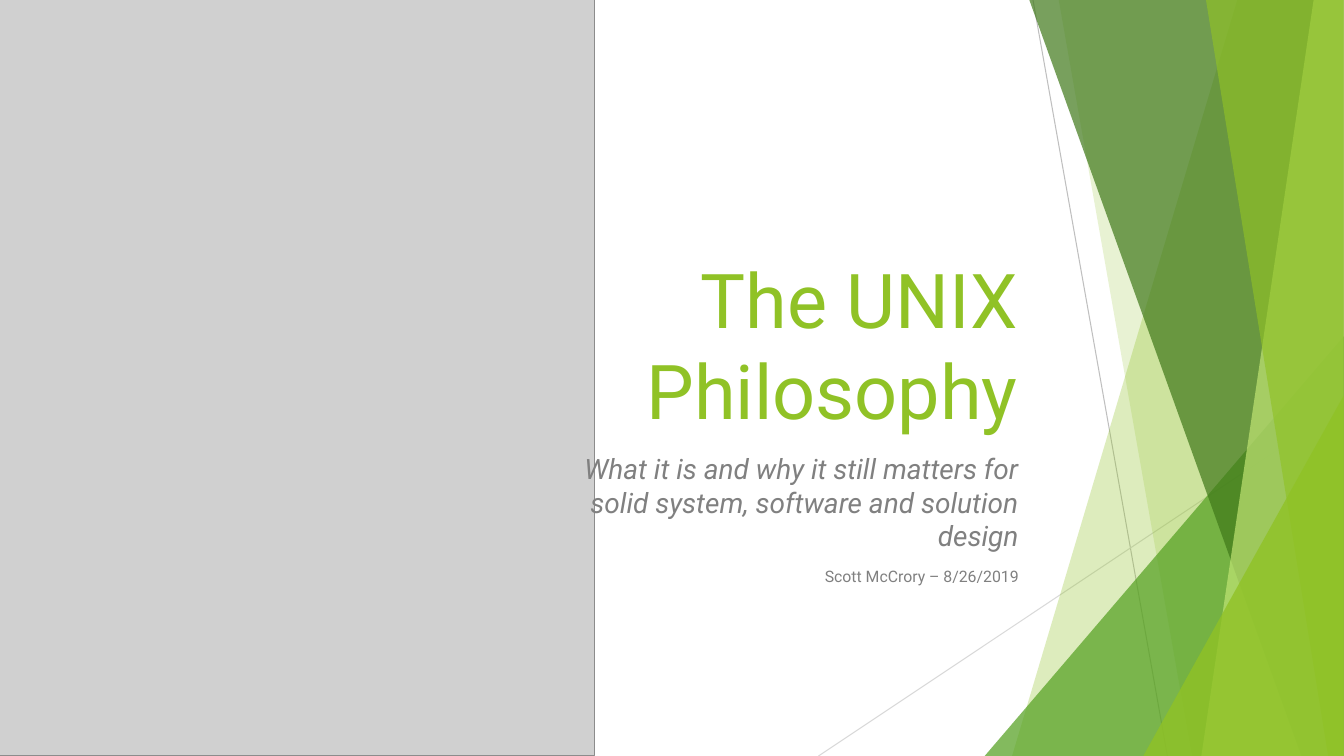
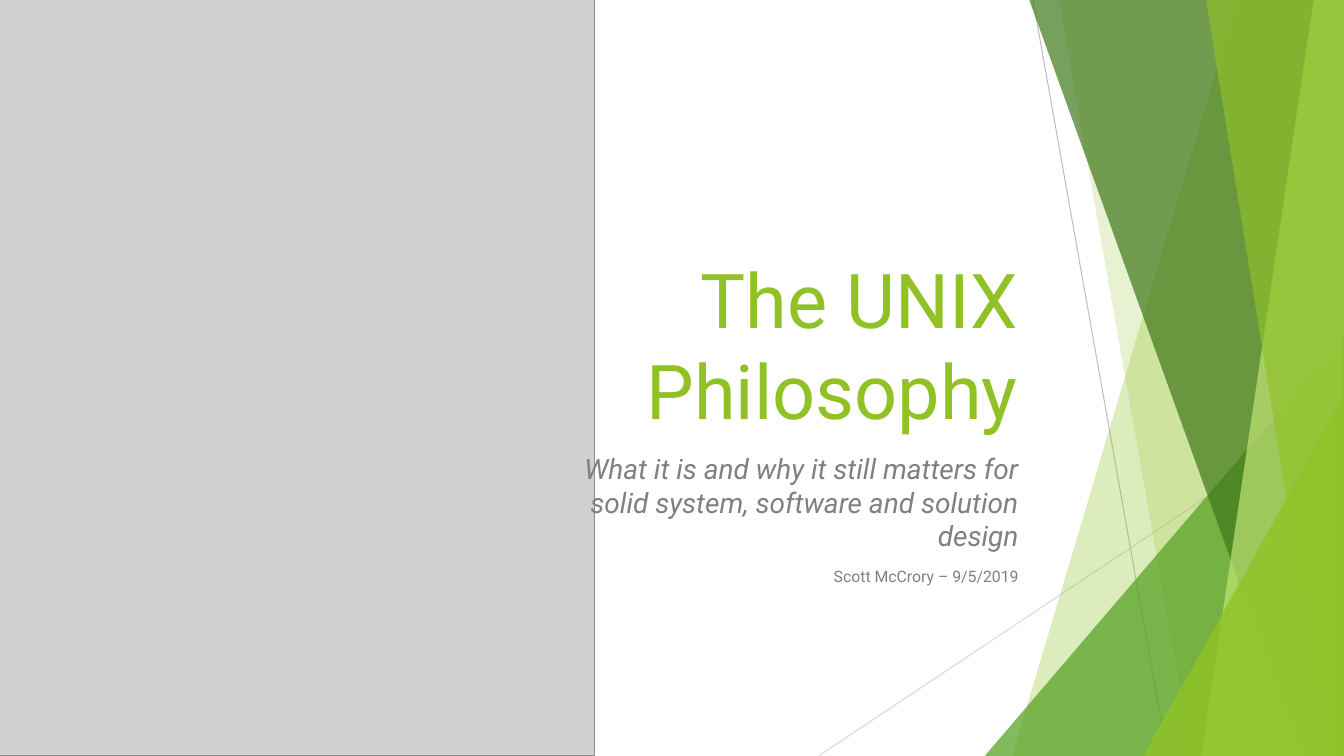
Before and after one commit to rudderfeet/the-unix-philosophy, a slide deck: slide 1 of The Unix Philosophy.pptx. Drawn at 1344x756 pixels with LibreOffice and Linux fonts; fonts in the diff are those of the drawing; grey boxes stand for pictures. Boxes give left, top, right and bottom in pixels: in the first picture for what was removed or moved away, otherwise in the second. Text is boxed around its words. In the diff, an @@ line names an element or a change of style, - is before the commit and + after.

```diff
--- a/The Unix Philosophy.pptx
+++ b/The Unix Philosophy.pptx
@@ subtitle at box(834, 570, 1018, 585): text changed @@
-Scott McCrory – 8/26/2019
+Scott McCrory – 9/5/2019
```
Also in this commit, not shown: 10 other slides changed.
